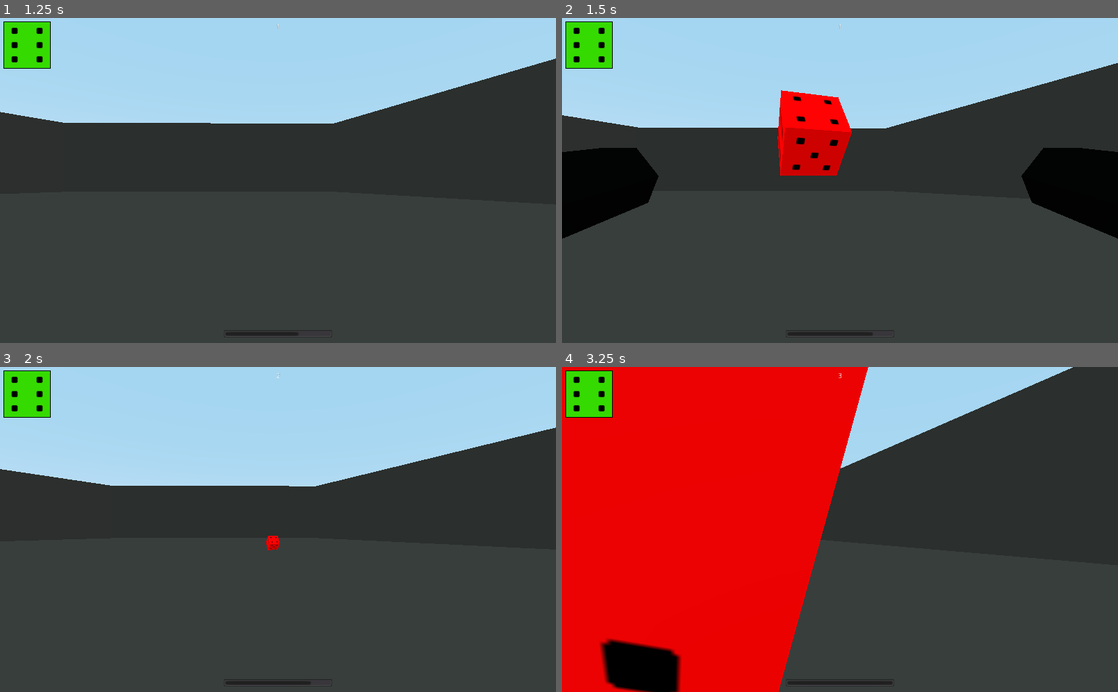
Above: before the commit, frames 1-4 (two rows, left to right).
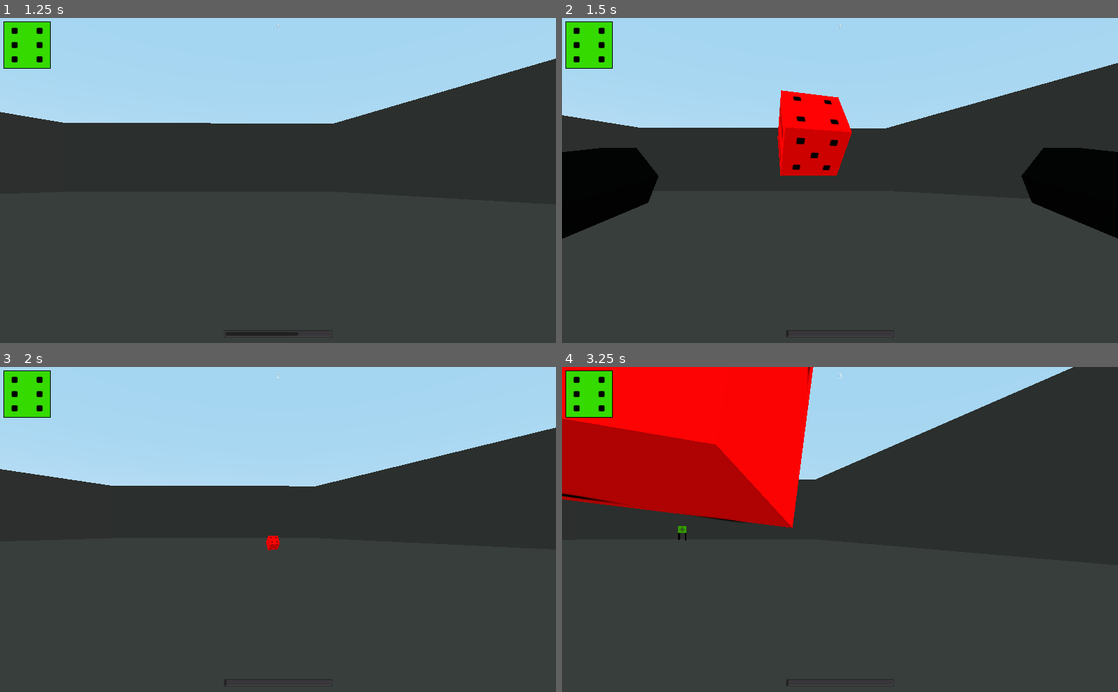
Above: after the commit, the same moments.

Repository: the-alex-g/PolyhedralArena
Game: Godot game, scene res://Main/Main.tscn
Two runs of this game, one before a commit and one after it. Both use one fixed random seed, a clock stepped at 60 frames per second and the inputs below.
Inputs:
- Up to frame 1 (1.25 s): tap Enter at 0.5 s; hold D (right) from 0.53 s (still down); hold Space (throw) from 0.53 s (still down)
- Up to frame 2 (1.5 s): release D (right) at 1.28 s; release Space (throw) at 1.28 s; hold S (backward) from 1.28 s (still down); tap Space (throw) at 1.35 s
- Up to frame 3 (2 s): keep holding S (backward)
- Up to frame 4 (3.25 s): release S (backward) at 2.03 s; hold D (right) 2.03-2.78 s; hold Space (throw) 2.03-2.78 s; hold W (forward) from 2.78 s (still down); tap Space (throw) at 2.85 s

Frame 1 is identical in both runs. In frame 2, 0.1% of the frame differs, in the area x 40-56%, y 96-99%; in frame 3, 0.1%; in frame 4, 36%, in the area x 0-60%, y 0-100%.

Commit message:
fix power lock error

Diff:
--- a/project/Dice/PlayerDie.gd
+++ b/project/Dice/PlayerDie.gd
@@ -24,7 +24,8 @@
 		_set_power(_percent_powered + delta)
 	if Input.is_action_just_released("throw"):
 		_arm_animator.play("Throw")
-	_check_for_damage()
+	if _colliding_with_enemy:
+		_check_for_damage()
 
 
 func throw()->void:
@@ -32,8 +33,7 @@
 	bomb.global_transform = _bomb_spawn_point.global_transform
 	get_parent().add_child(bomb)
 	bomb.apply_central_impulse(Vector3.BACK.rotated(Vector3.UP, rotation.y) * 60 * _percent_powered)
-	if _colliding_with_enemy:
-		_set_power(0.0)
+	_set_power(0.0)
 
 
 func _check_for_damage()->void:
